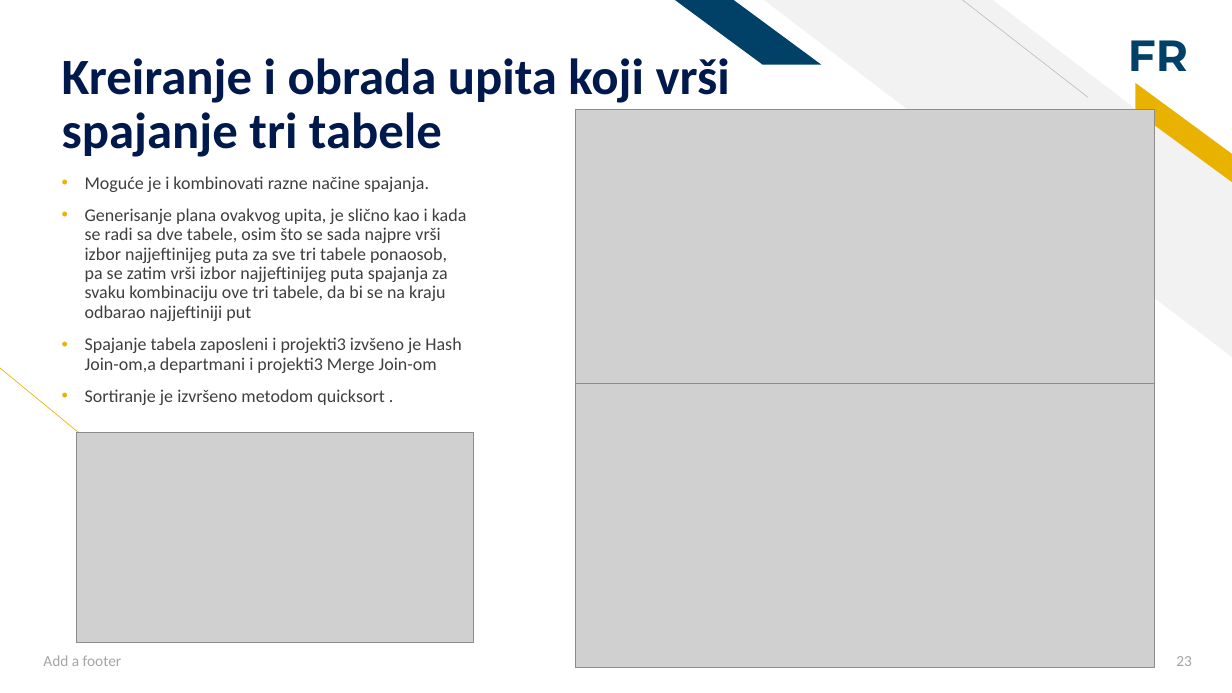
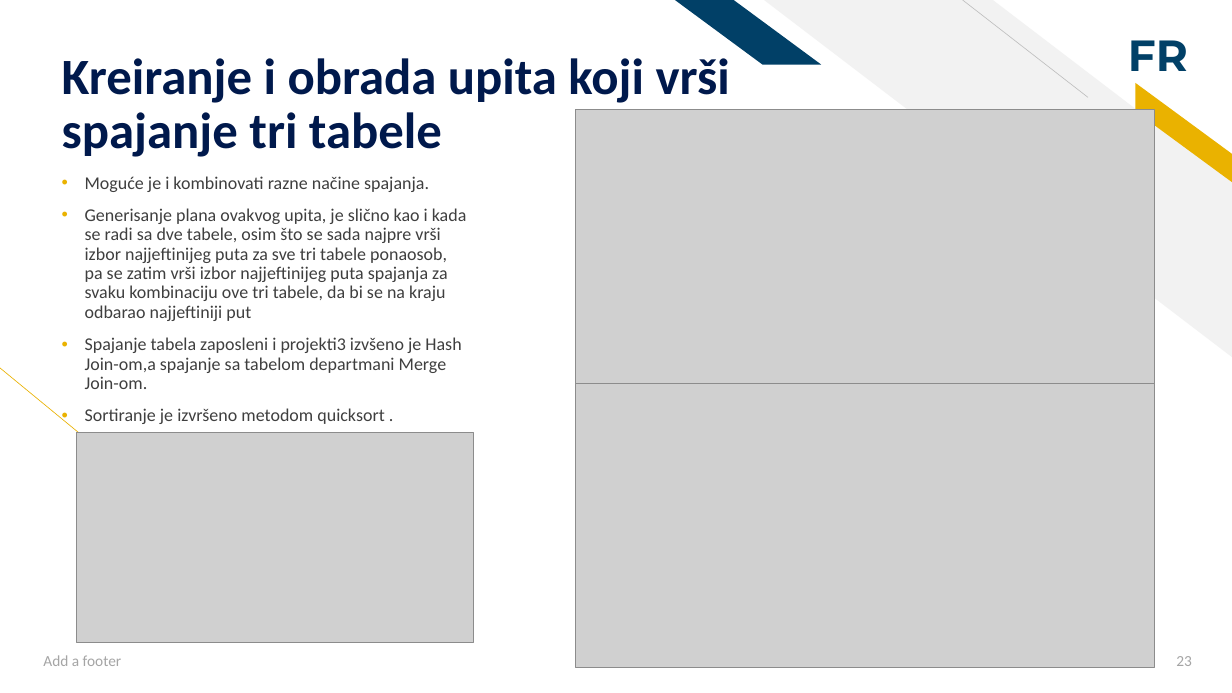
Before and after one commit to Sara-Savic-01/Sistemi-za-upravljanje-bazama-podataka, a slide deck: slide 23 of Obrada upita kod PostgreSQL baze podataka.pptx. Drawn at 1232x693 pixels with LibreOffice and Linux fonts; fonts in the diff are those of the drawing; grey boxes stand for pictures. Boxes give left, top, right and bottom in pixels: in the first picture for what was removed or moved away, otherwise in the second. Text is boxed around its words. In the diff, an @@ line names an element or a change of style, - is before the commit and + after.

```diff
--- a/Obrada upita kod PostgreSQL baze podataka.pptx
+++ b/Obrada upita kod PostgreSQL baze podataka.pptx
@@ text at (x1=85, y1=337, x2=461, y2=389): text changed @@
-• Spajanje tabela zaposleni i projekti3 izvšeno je Hash Join-om,a departmani i projekti3 Merge Join-om
+• Spajanje tabela zaposleni i projekti3 izvšeno je Hash Join-om,a spajanje sa tabelom departmani Merge Join-om.
```
